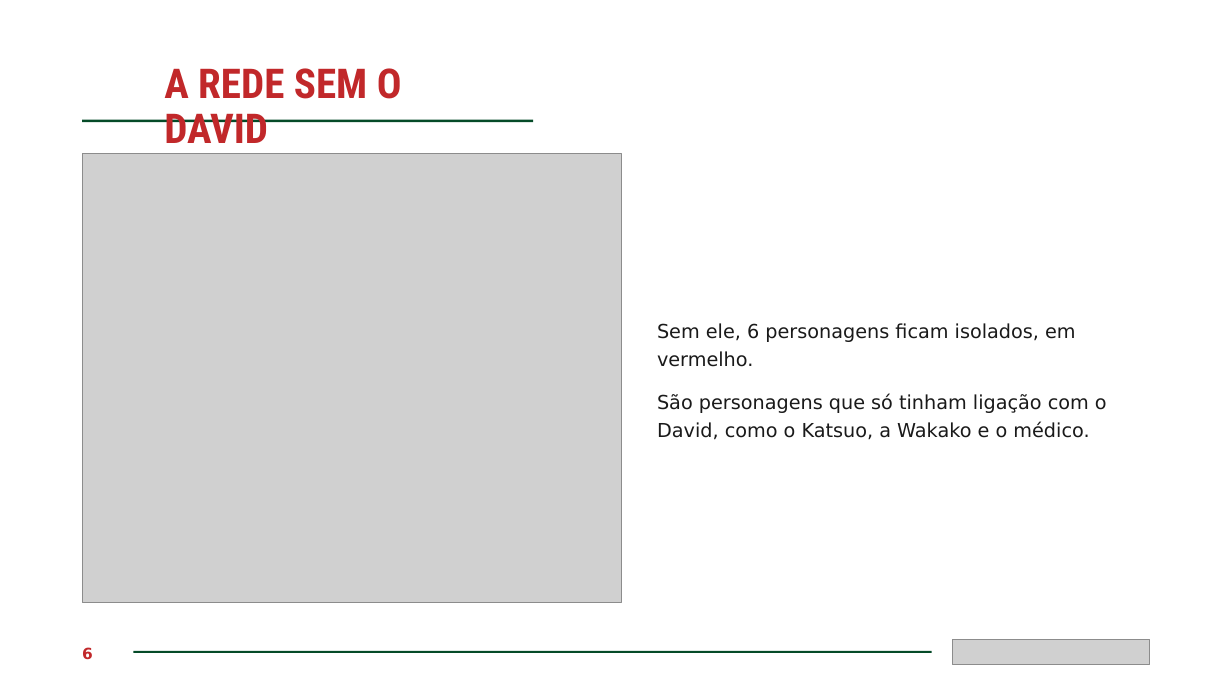
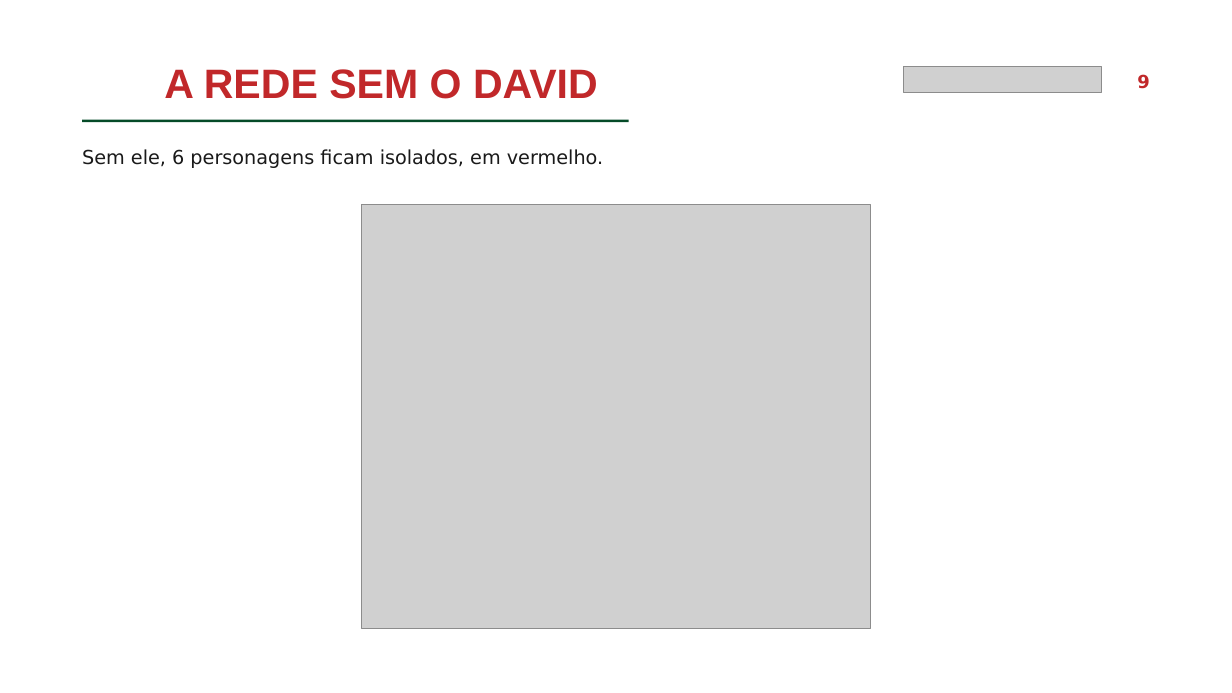
Before and after one commit to AlizonCaetano/dataset-cyberpunk, a slide deck: slide 9 of apresentacao.pptx (slide 6 before the commit). Drawn at 1232x693 pixels with LibreOffice and Linux fonts; fonts in the diff are those of the drawing; grey boxes stand for pictures. Boxes give left, top, right and bottom in pixels: in the first picture for what was removed or moved away, otherwise in the second. Text is boxed around its words. In the diff, an @@ line names an element or a change of style, - is before the commit and + after.

```diff
--- a/apresentacao.pptx
+++ b/apresentacao.pptx
@@ title "A REDE SEM O DAVID" at <box>164,69,598,99</box>: font Roboto Condensed to Arial @@
@@ picture: place and size @@
-picture at <box>953,640,1151,665</box>
+picture at <box>904,67,1102,92</box>
@@ text added at <box>1137,74,1149,88</box>, 14 pt, text #C1282A, bold @@
+9
@@ line moved from (82, 121) - (533, 121) to (82, 121) - (628, 121) @@
@@ text "Sem ele, 6 personagens ficam ..." rewrapped from <box>657,323,1076,367</box> to <box>82,149,603,168</box> @@
@@ picture: place and size @@
-picture at <box>82,153,621,603</box>
+picture at <box>362,204,871,628</box>
@@ text removed at <box>657,394,1107,440</box> @@
-São personagens que só tinham ligação com o David, como o Katsuo, a Wakako e o médico.
@@ text removed at <box>82,647,93,659</box> @@
-6
@@ rectangle removed at <box>133,652,932,653</box> @@
```
Also in this commit, not shown: 9 other slides changed, 20 slides added, 4 slides removed.
